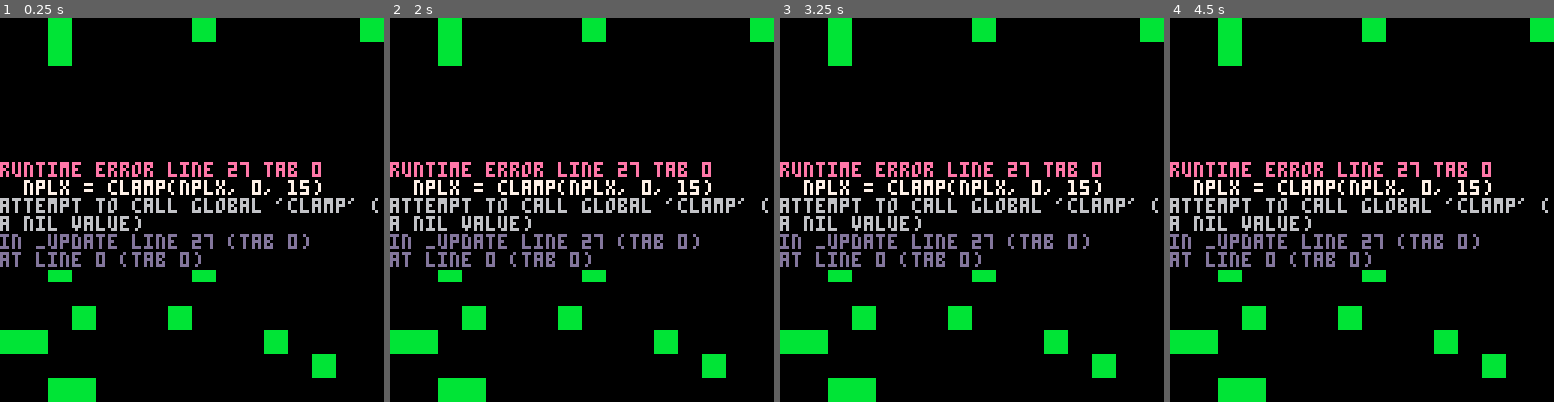
Above: before the commit, frames 1-4 (left to right).
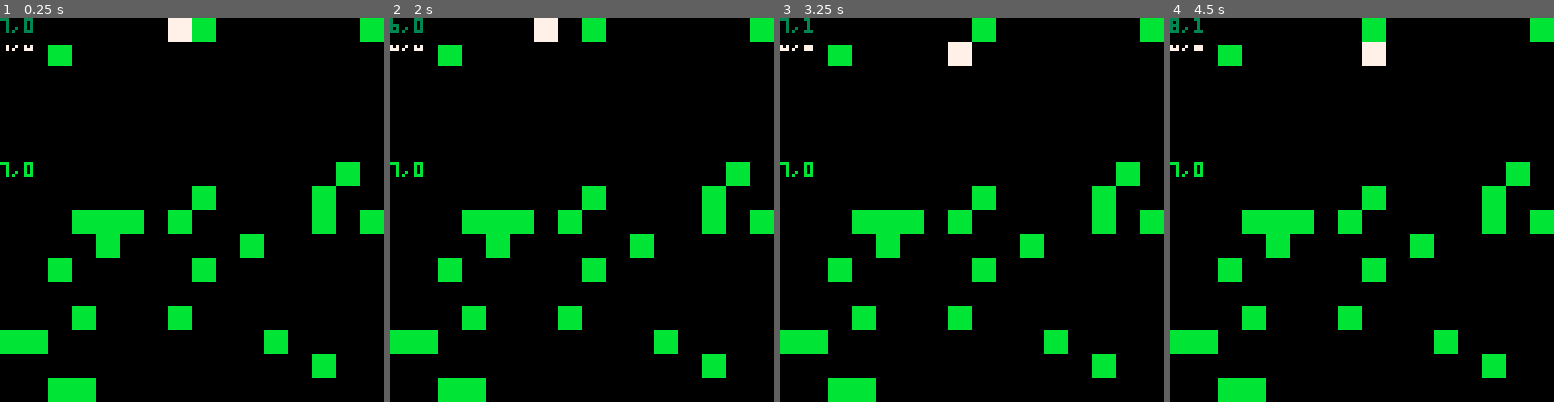
Above: after the commit, the same moments.

Repository: wstephenson/pico8-rhino
Game: PICO-8 cartridge rhino.p8
Same seed, same stepped clock (60 frames per second), same inputs: the game is played once before the commit and once after it.
Inputs:
- Up to frame 1 (0.25 s): no input
- Up to frame 2 (2 s): hold Left from 1.97 s (still down)
- Up to frame 3 (3.25 s): release Left at 2.37 s; hold Down 2.42-2.82 s; hold Right from 2.87 s (still down)
- Up to frame 4 (4.5 s): release Right at 3.53 s; hold Up 3.58-4.08 s; hold Right from 4.13 s (still down)

The runs differ from the first frame. In frame 1, 11% of the frame differs, in the area x 0-100%, y 0-66%; in frame 2, 11%; in frame 3, 11%; in frame 4, 11%.
Error before the commit: runtime error line 27 tab 0; nplx = clamp(nplx, 0, 15); attempt to call global 'clamp' (a nil value)

Commit message:
Reinstate accidentally removed clamp() function

Diff:
--- a/rhino.p8
+++ b/rhino.p8
@@ -16,6 +16,10 @@
    		 end
   		end
 		end
+end
+
+function clamp(val,minv,maxv)
+  return max(minv,min(val,maxv))
 end
 
 function _update()
@@ -45,14 +49,14 @@
   rectfill(plx*8,ply*8,plx*8+7,ply*8+7,7)
 end
 __gfx__
-00000000000000000000000000000000000000000000000000000000000000000000000000000000000000000000000000000000000000000000000000000000
-00000000000000000000000000000000000000000000000000000000000000000000000000000000000000000000000000000000000000000000000000000000
-00000000000000000000000000000000000000000000000000000000000000000000000000000000000000000000000000000000000000000000000000000000
-00000000000000000000000000000000000000000000000000000000000000000000000000000000000000000000000000000000000000000000000000000000
-00000000000000000000000000000000000000000000000000000000000000000000000000000000000000000000000000000000000000000000000000000000
-00000000000000000000000000000000000000000000000000000000000000000000000000000000000000000000000000000000000000000000000000000000
-00000000000000000000000000000000000000000000000000000000000000000000000000000000000000000000000000000000000000000000000000000000
-00000000000000000000000000000000000000000000000000000000000000000000000000000000000000000000000000000000000000000000000000000000
+b333b33300888088b333b33300000000000000000000000000000000000000000000000000000000000000000000000000000000000000000000000000000000
+b333b333088a00a8b333b33300000000000000000000000000000000000000000000000000000000000000000000000000000000000000000000000000000000
+3333333b008a00a83333333b00000000000000000000000000000000000000000000000000000000000000000000000000000000000000000000000000000000
+33b3333b0800880033b3333b00000000000000000000000000000000000000000000000000000000000000000000000000000000000000000000000000000000
+33b333330809999833b3333300000000000000000000000000000000000000000000000000000000000000000000000000000000000000000000000000000000
+3333b333088999983333b33300000000000000000000000000000000000000000000000000000000000000000000000000000000000000000000000000000000
+3b33b3b3008880883b33b3b300000000000000000000000000000000000000000000000000000000000000000000000000000000000000000000000000000000
+3b3333b3000008803b3333b300000000000000000000000000000000000000000000000000000000000000000000000000000000000000000000000000000000
 00000000000000000000000000000000000000000000000000000000000000000000000000000000000000000000000000000000000000000000000000000000
 00000000000000000000000000000000000000000000000000000000000000000000000000000000000000000000000000000000000000000000000000000000
 00000000000000000000000000000000000000000000000000000000000000000000000000000000000000000000000000000000000000000000000000000000
@@ -177,165 +181,165 @@
 0000000000000000000000000000000000000000000000000000000000000000000000000000000000000000000000000000000000000000000000000000000000000000000000000000000000000000000000000000000000000000000000000000000000000000000000000000000000000000000000000000000000000000
 0000000000000000000000000000000000000000000000000000000000000000000000000000000000000000000000000000000000000000000000000000000000000000000000000000000000000000000000000000000000000000000000000000000000000000000000000000000000000000000000000000000000000000
 __map__
-0000000000000000000000000000000000000000000000000000000000000000000000000000000000000000000000000000000000000000000000000000000000000000000000000000000000000000000000000000000000000000000000000000000000000000000000000000000000000000000000000000000000000000
-0000000000000000000000000000000000000000000000000000000000000000000000000000000000000000000000000000000000000000000000000000000000000000000000000000000000000000000000000000000000000000000000000000000000000000000000000000000000000000000000000000000000000000
-0000000000000000000000000000000000000000000000000000000000000000000000000000000000000000000000000000000000000000000000000000000000000000000000000000000000000000000000000000000000000000000000000000000000000000000000000000000000000000000000000000000000000000
-0000000000000000000000000000000000000000000000000000000000000000000000000000000000000000000000000000000000000000000000000000000000000000000000000000000000000000000000000000000000000000000000000000000000000000000000000000000000000000000000000000000000000000
-0000000000000000000000000000000000000000000000000000000000000000000000000000000000000000000000000000000000000000000000000000000000000000000000000000000000000000000000000000000000000000000000000000000000000000000000000000000000000000000000000000000000000000
-0000000000000000000000000000000000000000000000000000000000000000000000000000000000000000000000000000000000000000000000000000000000000000000000000000000000000000000000000000000000000000000000000000000000000000000000000000000000000000000000000000000000000000
-0000000000000000000000000000000000000000000000000000000000000000000000000000000000000000000000000000000000000000000000000000000000000000000000000000000000000000000000000000000000000000000000000000000000000000000000000000000000000000000000000000000000000000
-0000000000000000000000000000000000000000000000000000000000000000000000000000000000000000000000000000000000000000000000000000000000000000000000000000000000000000000000000000000000000000000000000000000000000000000000000000000000000000000000000000000000000000
-0000000000000000000000000000000000000000000000000000000000000000000000000000000000000000000000000000000000000000000000000000000000000000000000000000000000000000000000000000000000000000000000000000000000000000000000000000000000000000000000000000000000000000
-0000000000000000000000000000000000000000000000000000000000000000000000000000000000000000000000000000000000000000000000000000000000000000000000000000000000000000000000000000000000000000000000000000000000000000000000000000000000000000000000000000000000000000
-0000000000000000000000000000000000000000000000000000000000000000000000000000000000000000000000000000000000000000000000000000000000000000000000000000000000000000000000000000000000000000000000000000000000000000000000000000000000000000000000000000000000000000
-0000000000000000000000000000000000000000000000000000000000000000000000000000000000000000000000000000000000000000000000000000000000000000000000000000000000000000000000000000000000000000000000000000000000000000000000000000000000000000000000000000000000000000
-0000000000000000000000000000000000000000000000000000000000000000000000000000000000000000000000000000000000000000000000000000000000000000000000000000000000000000000000000000000000000000000000000000000000000000000000000000000000000000000000000000000000000000
-0000000000000000000000000000000000000000000000000000000000000000000000000000000000000000000000000000000000000000000000000000000000000000000000000000000000000000000000000000000000000000000000000000000000000000000000000000000000000000000000000000000000000000
-0000000000000000000000000000000000000000000000000000000000000000000000000000000000000000000000000000000000000000000000000000000000000000000000000000000000000000000000000000000000000000000000000000000000000000000000000000000000000000000000000000000000000000
-0000000000000000000000000000000000000000000000000000000000000000000000000000000000000000000000000000000000000000000000000000000000000000000000000000000000000000000000000000000000000000000000000000000000000000000000000000000000000000000000000000000000000000
-0000000000000000000000000000000000000000000000000000000000000000000000000000000000000000000000000000000000000000000000000000000000000000000000000000000000000000000000000000000000000000000000000000000000000000000000000000000000000000000000000000000000000000
-0000000000000000000000000000000000000000000000000000000000000000000000000000000000000000000000000000000000000000000000000000000000000000000000000000000000000000000000000000000000000000000000000000000000000000000000000000000000000000000000000000000000000000
-0000000000000000000000000000000000000000000000000000000000000000000000000000000000000000000000000000000000000000000000000000000000000000000000000000000000000000000000000000000000000000000000000000000000000000000000000000000000000000000000000000000000000000
-0000000000000000000000000000000000000000000000000000000000000000000000000000000000000000000000000000000000000000000000000000000000000000000000000000000000000000000000000000000000000000000000000000000000000000000000000000000000000000000000000000000000000000
-0000000000000000000000000000000000000000000000000000000000000000000000000000000000000000000000000000000000000000000000000000000000000000000000000000000000000000000000000000000000000000000000000000000000000000000000000000000000000000000000000000000000000000
-0000000000000000000000000000000000000000000000000000000000000000000000000000000000000000000000000000000000000000000000000000000000000000000000000000000000000000000000000000000000000000000000000000000000000000000000000000000000000000000000000000000000000000
-0000000000000000000000000000000000000000000000000000000000000000000000000000000000000000000000000000000000000000000000000000000000000000000000000000000000000000000000000000000000000000000000000000000000000000000000000000000000000000000000000000000000000000
-0000000000000000000000000000000000000000000000000000000000000000000000000000000000000000000000000000000000000000000000000000000000000000000000000000000000000000000000000000000000000000000000000000000000000000000000000000000000000000000000000000000000000000
-0000000000000000000000000000000000000000000000000000000000000000000000000000000000000000000000000000000000000000000000000000000000000000000000000000000000000000000000000000000000000000000000000000000000000000000000000000000000000000000000000000000000000000
-0000000000000000000000000000000000000000000000000000000000000000000000000000000000000000000000000000000000000000000000000000000000000000000000000000000000000000000000000000000000000000000000000000000000000000000000000000000000000000000000000000000000000000
-0000000000000000000000000000000000000000000000000000000000000000000000000000000000000000000000000000000000000000000000000000000000000000000000000000000000000000000000000000000000000000000000000000000000000000000000000000000000000000000000000000000000000000
-0000000000000000000000000000000000000000000000000000000000000000000000000000000000000000000000000000000000000000000000000000000000000000000000000000000000000000000000000000000000000000000000000000000000000000000000000000000000000000000000000000000000000000
-0000000000000000000000000000000000000000000000000000000000000000000000000000000000000000000000000000000000000000000000000000000000000000000000000000000000000000000000000000000000000000000000000000000000000000000000000000000000000000000000000000000000000000
-0000000000000000000000000000000000000000000000000000000000000000000000000000000000000000000000000000000000000000000000000000000000000000000000000000000000000000000000000000000000000000000000000000000000000000000000000000000000000000000000000000000000000000
-0000000000000000000000000000000000000000000000000000000000000000000000000000000000000000000000000000000000000000000000000000000000000000000000000000000000000000000000000000000000000000000000000000000000000000000000000000000000000000000000000000000000000000
-0000000000000000000000000000000000000000000000000000000000000000000000000000000000000000000000000000000000000000000000000000000000000000000000000000000000000000000000000000000000000000000000000000000000000000000000000000000000000000000000000000000000000000
-…(130 lines of a section not shown)…
+0200000000000200000000000000000000000000000000000000000000000000000000000000000000000000000000000000000000000000000000000000000000000000000000000000000000000000000000000000000000000000000000000000000000000000000000000000000000000000000000000000000000000000
+0000000200000002000000020000000000000000000000000000000000000000000000000000000000000000000000000000000000000000000000000000000000000000000000000000000000000000000000000000000000000000000000000000000000000000000000000000000000000000000000000000000000000000
+0002000000000000000200000000020000000000000000000000000000000000000000000000000000000000000000000000000000000000000000000000000000000000000000000000000000000000000000000000000000000000000000000000000000000000000000000000000000000000000000000000000000000000
+0000000000020000000000020000000000000000000000000000000000000000000000000000000000000000000000000000000000000000000000000000000000000000000000000000000000000000000000000000000000000000000000000000000000000000000000000000000000000000000000000000000000000000
+0002000200000000000000000000000200000000000000000000000000000000000000000000000000000000000000000000000000000000000000000000000000000000000000000000000000000000000000000000000000000000000000000000000000000000000000000000000000000000000000000000000000000000
+0000000000000200000200000002000000000000000000000000000000000000000000000000000000000000000000000000000000000000000000000000000000000000000000000000000000000000000000000000000000000000000000000000000000000000000000000000000000000000000000000000000000000000
+0000000002000000000000000000000000000000000000000000000000000000000000000000000000000000000000000000000000000000000000000000000000000000000000000000000000000000000000000000000000000000000000000000000000000000000000000000000000000000000000000000000000000000
+0002000000000002000200020000020000000000000000000000000000000000000000000000000000000000000000000000000000000000000000000000000000000000000000000000000000000000000000000000000000000000000000000000000000000000000000000000000000000000000000000000000000000000
+0000020000000000000000000000000200000000000000000000000000000000000000000000000000000000000000000000000000000000000000000000000000000000000000000000000000000000000000000000000000000000000000000000000000000000000000000000000000000000000000000000000000000000
+0000000000000000000200000000000000000000000000000000000000000000000000000000000000000000000000000000000000000000000000000000000000000000000000000000000000000000000000000000000000000000000000000000000000000000000000000000000000000000000000000000000000000000
+0002000000000002000000000002000000000000000000000000000000000000000000000000000000000000000000000000000000000000000000000000000000000000000000000000000000000000000000000000000000000000000000000000000000000000000000000000000000000000000000000000000000000000
+0000000002000000000000000000000000000000000000000000000000000000000000000000000000000000000000000000000000000000000000000000000000000000000000000000000000000000000000000000000000000000000000000000000000000000000000000000000000000000000000000000000000000000
+0000000000000000000002000000000200000000000000000000000000000000000000000000000000000000000000000000000000000000000000000000000000000000000000000000000000000000000000000000000000000000000000000000000000000000000000000000000000000000000000000000000000000000
+0200000000000000000200000200000000000000000000000000000000000000000000000000000000000000000000000000000000000000000000000000000000000000000000000000000000000000000000000000000000000000000000000000000000000000000000000000000000000000000000000000000000000000
+0000020000020000000000020000000000000000000000000000000000000000000000000000000000000000000000000000000000000000000000000000000000000000000000000000000000000000000000000000000000000000000000000000000000000000000000000000000000000000000000000000000000000000
+0000000000000000000000000000000200000000000000000000000000000000000000000000000000000000000000000000000000000000000000000000000000000000000000000000000000000000000000000000000000000000000000000000000000000000000000000000000000000000000000000000000000000000
+0000000000000000020000000000000000000000000000000000000000000000000000000000000000000000000000000000000000000000000000000000000000000000000000000000000000000000000000000000000000000000000000000000000000000000000000000000000000000000000000000000000000000000
+0000000000000000000000000000000000000000000000000000000000000000000000000000000000000000000000000000000000000000000000000000000000000000000000000000000000000000000000000000000000000000000000000000000000000000000000000000000000000000000000000000000000000000
+0000000000000000000000000000000000000000000000000000000000000000000000000000000000000000000000000000000000000000000000000000000000000000000000000000000000000000000000000000000000000000000000000000000000000000000000000000000000000000000000000000000000000000
+0000000000000000000000000000000000000000000000000000000000000000000000000000000000000000000000000000000000000000000000000000000000000000000000000000000000000000000000000000000000000000000000000000000000000000000000000000000000000000000000000000000000000000
+0000000000000000000000000000000000000000000000000000000000000000000000000000000000000000000000000000000000000000000000000000000000000000000000000000000000000000000000000000000000000000000000000000000000000000000000000000000000000000000000000000000000000000
+0000000000000000000000000000000000000000000000000000000000000000000000000000000000000000000000000000000000000000000000000000000000000000000000000000000000000000000000000000000000000000000000000000000000000000000000000000000000000000000000000000000000000000
+0000000000000000000000000000000000000000000000000000000000000000000000000000000000000000000000000000000000000000000000000000000000000000000000000000000000000000000000000000000000000000000000000000000000000000000000000000000000000000000000000000000000000000
+0000000000000000000000000000000000000000000000000000000000000000000000000000000000000000000000000000000000000000000000000000000000000000000000000000000000000000000000000000000000000000000000000000000000000000000000000000000000000000000000000000000000000000
+0000000000000000000000000000000000000000000000000000000000000000000000000000000000000000000000000000000000000000000000000000000000000000000000000000000000000000000000000000000000000000000000000000000000000000000000000000000000000000000000000000000000000000
+0000000000000000000000000000000000000000000000000000000000000000000000000000000000000000000000000000000000000000000000000000000000000000000000000000000000000000000000000000000000000000000000000000000000000000000000000000000000000000000000000000000000000000
+0000000000000000000000000000000000000000000000000000000000000000000000000000000000000000000000000000000000000000000000000000000000000000000000000000000000000000000000000000000000000000000000000000000000000000000000000000000000000000000000000000000000000000
+0000000000000000000000000000000000000000000000000000000000000000000000000000000000000000000000000000000000000000000000000000000000000000000000000000000000000000000000000000000000000000000000000000000000000000000000000000000000000000000000000000000000000000
+0000000000000000000000000000000000000000000000000000000000000000000000000000000000000000000000000000000000000000000000000000000000000000000000000000000000000000000000000000000000000000000000000000000000000000000000000000000000000000000000000000000000000000
+0000000000000000000000000000000000000000000000000000000000000000000000000000000000000000000000000000000000000000000000000000000000000000000000000000000000000000000000000000000000000000000000000000000000000000000000000000000000000000000000000000000000000000
+0000000000000000000000000000000000000000000000000000000000000000000000000000000000000000000000000000000000000000000000000000000000000000000000000000000000000000000000000000000000000000000000000000000000000000000000000000000000000000000000000000000000000000
+0000000000000000000000000000000000000000000000000000000000000000000000000000000000000000000000000000000000000000000000000000000000000000000000000000000000000000000000000000000000000000000000000000000000000000000000000000000000000000000000000000000000000000
+…(130 lines of a section not shown)…
